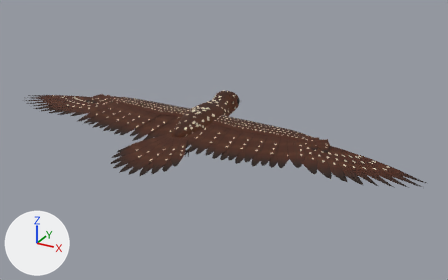
Two versions of the glTF model assets/models/guacharo.glb, one commit apart.
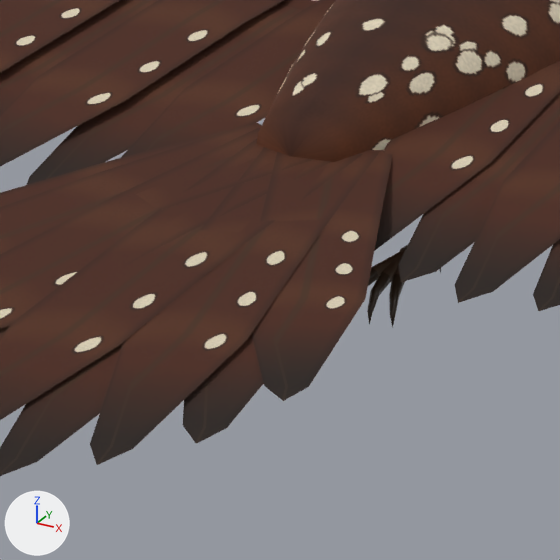
Old and new are each drawn whole from a 50 mm lens placed at (2.915, -4.777, 2.299), pointed at (0.305, -0.032, -0.074) and again close up on the part from 31% to 47% of the width and 42% to 66% of the height. The lights are fixed; the arrows at lower left show +X, +Y and +Z. The last two pictures show the newer version. Vertices at exactly the same position are counted once.

Script lines for the objects in view, before the commit:
```python
me_guacharo = bpy.data.meshes.new('Guacharo')
me_guacharo.from_pydata(...)  # 1628 vertices, 2088 faces; spans x -2.21..2.21, y -1.18..0.82, z -0.18..0.18
# faces by material slot: [1376, 352, 8, 200, 152]
me_guacharo.materials.append(mat_guacharo_plumage)  # picture img_guacharo_plumage
me_guacharo.materials.append(mat_guacharo_horn)  # brown #3a2c20
me_guacharo.materials.append(mat_guacharo_mouth)  # dark red #4a1c1c
me_guacharo.materials.append(mat_guacharo_eye)  # black #070504
me_guacharo.materials.append(mat_guacharo_foot)  # brown #5a4636
ob_guacharo = bpy.data.objects.new('Guacharo', me_guacharo)
ob_guacharo.location = (0.0, 0.0, 0.0)
```
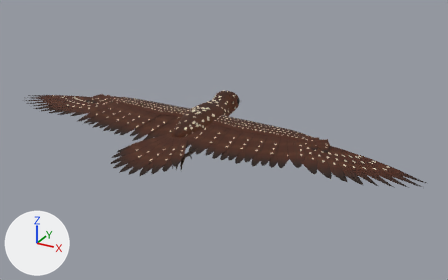
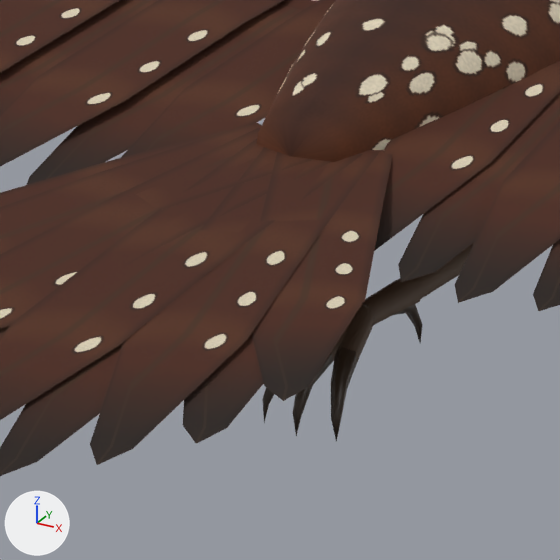
Location of each change, (x1, y1, x2, y2) in pixels of the close-ups (560 x 560 px; the box of a moved part takes in the faces that stretch with it):
part 1 of me_guacharo, moved or reshaped
    before: (368, 250, 403, 286)
    after: (262, 388, 274, 422)
part 2 of me_guacharo, moved or reshaped
    before: (367, 249, 406, 325)
    after: (293, 309, 372, 436)
part 3 of me_guacharo, moved or reshaped
    before: (389, 250, 405, 328)
    after: (331, 306, 374, 441)
part 4 of me_guacharo, moved or reshaped (not visible before)
    after: (361, 302, 422, 342)
part 5 of me_guacharo, moved or reshaped (not visible before)
    after: (413, 243, 474, 299)
part 6 of me_guacharo, moved or reshaped (mostly hidden before)
    before: (400, 245, 408, 251)
    after: (364, 278, 420, 324)

The change in detail:
me_guacharo is used by ob_guacharo; location (0.0, 0.0, 0.0).
me_guacharo had 1628 vertices, 2088 faces and spanned x -2.21..2.21, y -1.18..0.82, z -0.18..0.18.
me_guacharo now has 1628 vertices, 2088 faces and spans x -2.21..2.21, y -1.18..0.82, z -0.25..0.18.
me_guacharo part 1: the loose piece of 21 vertices spanning x 0.04..0.08, y -0.35..-0.27, z -0.18..-0.12 is scaled about its middle by 1.7, then moved by (-0.01, -0.13, -0.05).
me_guacharo part 2: the loose piece of 21 vertices spanning x 0.06..0.08, y -0.36..-0.27, z -0.18..-0.12 is scaled about its middle by 1.7, then moved by (0.0, -0.13, -0.05).
me_guacharo part 3: the loose piece of 21 vertices spanning x 0.06..0.1, y -0.35..-0.27, z -0.18..-0.12 is scaled about its middle by 1.7, then moved by (0.01, -0.13, -0.05).
me_guacharo part 4: the loose piece of 21 vertices spanning x 0.06..0.08, y -0.27..-0.2, z -0.18..-0.12 is scaled about its middle by 1.7, then moved by (0.0, -0.08, -0.05).
me_guacharo part 5: the loose piece of 12 vertices spanning x 0.06..0.09, y -0.21..-0.05, z -0.15..-0.11 is scaled about its middle by (1.33, 1.6, 1.31), then moved by (0.0, -0.02, -0.04).
me_guacharo part 6: the loose piece of 12 vertices spanning x 0.06..0.08, y -0.27..-0.21, z -0.14..-0.11 is scaled about its middle by (1.35, 1.6, 1.36), then moved by (0.0, -0.08, -0.03).
Other edits to the shape of me_guacharo do not show in these pictures.
